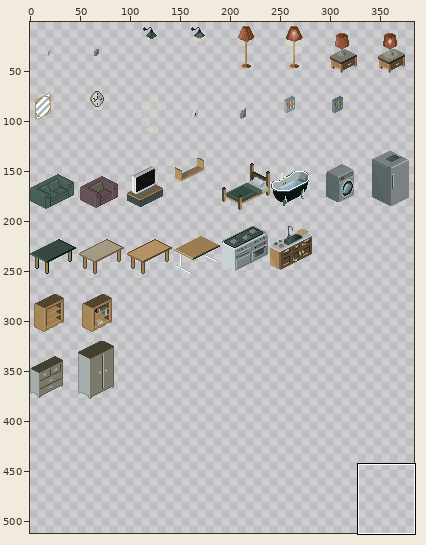
Sprite sheet: assets/img/spritesheetA_6x6x10.png. The first picture is a wide view before the edit; the outline marks the close-up.
Close-up. The starting point:
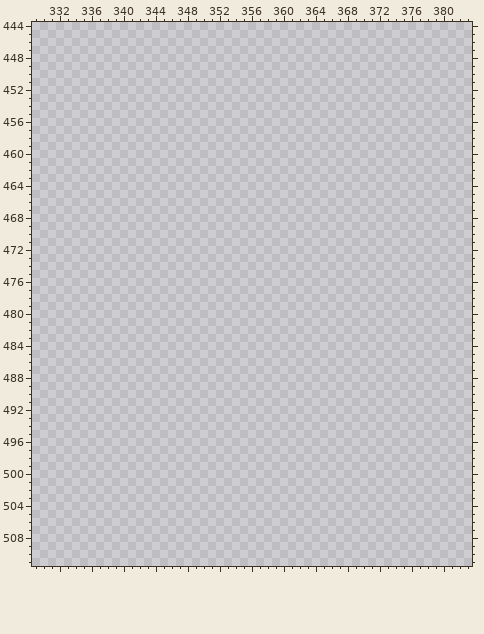
The file is 384x512 pixels. Pixels under 10% opacity are left out. Colours within 5 levels of each other are drawn and written as one. Shown: x 329..383, y 444..511. The wide view leaves out empty margins.
And afterwards:
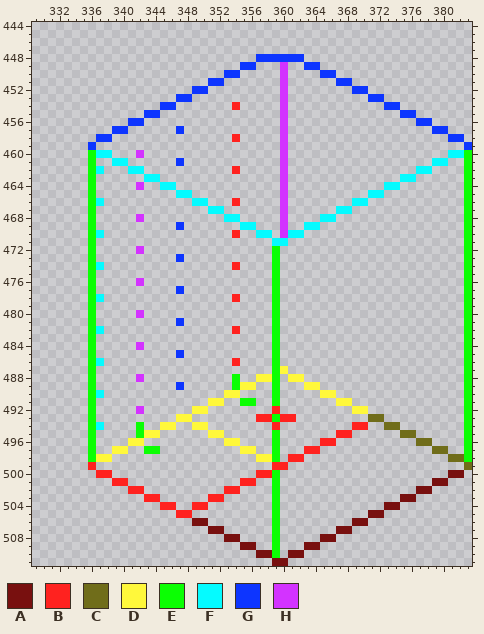
Palette (. is transparent): A #78100f  B #ff221f  C #706d1a  D #fff83b  E #0bff03  F #05fbff  G #0d35ff  H #d333ff
The exact change:
y 448: x 357..362 ...... -> GGGGGG
y 449: x 355..356 .. -> GG; x 360 . -> H; x 363..364 .. -> GG
y 450: x 353..354 .. -> GG; x 360 . -> H; x 365..366 .. -> GG
y 451: x 351..352 .. -> GG; x 360 . -> H; x 367..368 .. -> GG
y 452: x 349..350 .. -> GG; x 360 . -> H; x 369..370 .. -> GG
y 453: x 347..348 .. -> GG; x 360 . -> H; x 371..372 .. -> GG
y 454: x 345..346 .. -> GG; x 354 . -> B; x 360 . -> H; x 373..374 .. -> GG
y 455: x 343..344 .. -> GG; x 360 . -> H; x 375..376 .. -> GG
y 456: x 341..342 .. -> GG; x 360 . -> H; x 377..378 .. -> GG
y 457: x 339..340 .. -> GG; x 347 . -> G; x 360 . -> H; x 379..380 .. -> GG
y 458: x 337..338 .. -> GG; x 354 . -> B; x 360 . -> H; x 381..382 .. -> GG
y 459: x 336 . -> G; x 360 . -> H; x 383 . -> G
y 460: x 336..338 ... -> EFF; x 342 . -> H; x 360 . -> H; x 381..383 ... -> FFE
y 461: x 336 . -> E; x 339..340 .. -> FF; x 347 . -> G; x 360 . -> H; x 379..380 .. -> FF; x 383 . -> E
y 462: x 336..337 .. -> EF; x 341..342 .. -> FF; x 354 . -> B; x 360 . -> H; x 377..378 .. -> FF; x 383 . -> E
y 463: x 336 . -> E; x 343..344 .. -> FF; x 360 . -> H; x 375..376 .. -> FF; x 383 . -> E
y 464: x 336 . -> E; x 342 . -> H; x 345..346 .. -> FF; x 360 . -> H; x 373..374 .. -> FF; x 383 . -> E
y 465: x 336 . -> E; x 347..348 .. -> FF; x 360 . -> H; x 371..372 .. -> FF; x 383 . -> E
y 466: x 336..337 .. -> EF; x 349..350 .. -> FF; x 354 . -> B; x 360 . -> H; x 369..370 .. -> FF; x 383 . -> E
y 467: x 336 . -> E; x 351..352 .. -> FF; x 360 . -> H; x 367..368 .. -> FF; x 383 . -> E
y 468: x 336 . -> E; x 342 . -> H; x 353..354 .. -> FF; x 360 . -> H; x 365..366 .. -> FF; x 383 . -> E
y 469: x 336 . -> E; x 347 . -> G; x 355..356 .. -> FF; x 360 . -> H; x 363..364 .. -> FF; x 383 . -> E
y 470: x 336..337 .. -> EF; x 354 . -> B; x 357..358 .. -> FF; x 360..362 ... -> HFF; x 383 . -> E
y 471: x 336 . -> E; x 359..360 .. -> FF; x 383 . -> E
y 472: x 336 . -> E; x 342 . -> H; x 359 . -> E; x 383 . -> E
y 473: x 336 . -> E; x 347 . -> G; x 359 . -> E; x 383 . -> E
y 474: x 336..337 .. -> EF; x 354 . -> B; x 359 . -> E; x 383 . -> E
y 475: x 336 . -> E; x 359 . -> E; x 383 . -> E
y 476: x 336 . -> E; x 342 . -> H; x 359 . -> E; x 383 . -> E
y 477: x 336 . -> E; x 347 . -> G; x 359 . -> E; x 383 . -> E
y 478: x 336..337 .. -> EF; x 354 . -> B; x 359 . -> E; x 383 . -> E
y 479: x 336 . -> E; x 359 . -> E; x 383 . -> E
y 480: x 336 . -> E; x 342 . -> H; x 359 . -> E; x 383 . -> E
y 481: x 336 . -> E; x 347 . -> G; x 359 . -> E; x 383 . -> E
y 482: x 336..337 .. -> EF; x 354 . -> B; x 359 . -> E; x 383 . -> E
y 483: x 336 . -> E; x 359 . -> E; x 383 . -> E
y 484: x 336 . -> E; x 342 . -> H; x 359 . -> E; x 383 . -> E
y 485: x 336 . -> E; x 347 . -> G; x 359 . -> E; x 383 . -> E
y 486: x 336..337 .. -> EF; x 354 . -> B; x 359 . -> E; x 383 . -> E
y 487: x 336 . -> E; x 359..360 .. -> ED; x 383 . -> E
y 488: x 336 . -> E; x 342 . -> H; x 354 . -> E; x 357..359 ... -> DDE; x 361..362 .. -> DD; x 383 . -> E
y 489: x 336 . -> E; x 347 . -> G; x 354..356 ... -> EDD; x 359 . -> E; x 363..364 .. -> DD; x 383 . -> E
y 490: x 336..337 .. -> EF; x 353..354 .. -> DD; x 359 . -> E; x 365..366 .. -> DD; x 383 . -> E
y 491: x 336 . -> E; x 351..352 .. -> DD; x 355..356 .. -> EE; x 359 . -> E; x 367..368 .. -> DD; x 383 . -> E
y 492: x 336 . -> E; x 342 . -> H; x 349..350 .. -> DD; x 359 . -> B; x 369..370 .. -> DD; x 383 . -> E
y 493: x 336 . -> E; x 347..348 .. -> DD; x 357..361 ..... -> BBEBB; x 371..372 .. -> CC; x 383 . -> E
y 494: x 336..337 .. -> EF; x 342 . -> E; x 345..346 .. -> DD; x 349..350 .. -> DD; x 359 . -> B; x 369..370 .. -> BB; x 373..374 .. -> CC; x 383 . -> E
y 495: x 336 . -> E; x 342..344 ... -> EDD; x 351..352 .. -> DD; x 359 . -> E; x 367..368 .. -> BB; x 375..376 .. -> CC; x 383 . -> E
y 496: x 336 . -> E; x 341..342 .. -> DD; x 353..354 .. -> DD; x 359 . -> E; x 365..366 .. -> BB; x 377..378 .. -> CC; x 383 . -> E
y 497: x 336 . -> E; x 339..340 .. -> DD; x 343..344 .. -> EE; x 355..356 .. -> DD; x 359 . -> E; x 363..364 .. -> BB; x 379..380 .. -> CC; x 383 . -> E
y 498: x 336..338 ... -> EDD; x 357..359 ... -> DDE; x 361..362 .. -> BB; x 381..383 ... -> CCE
y 499: x 336 . -> B; x 359..360 .. -> BB; x 383 . -> C
y 500: x 337..338 .. -> BB; x 357..359 ... -> BBE; x 381..382 .. -> AA
y 501: x 339..340 .. -> BB; x 355..356 .. -> BB; x 359 . -> E; x 379..380 .. -> AA
y 502: x 341..342 .. -> BB; x 353..354 .. -> BB; x 359 . -> E; x 377..378 .. -> AA
y 503: x 343..344 .. -> BB; x 351..352 .. -> BB; x 359 . -> E; x 375..376 .. -> AA
y 504: x 345..346 .. -> BB; x 349..350 .. -> BB; x 359 . -> E; x 373..374 .. -> AA
y 505: x 347..348 .. -> BB; x 359 . -> E; x 371..372 .. -> AA
y 506: x 349..350 .. -> AA; x 359 . -> E; x 369..370 .. -> AA
y 507: x 351..352 .. -> AA; x 359 . -> E; x 367..368 .. -> AA
y 508: x 353..354 .. -> AA; x 359 . -> E; x 365..366 .. -> AA
y 509: x 355..356 .. -> AA; x 359 . -> E; x 363..364 .. -> AA
y 510: x 357..359 ... -> AAE; x 361..362 .. -> AA
y 511: x 359..360 .. -> AA
